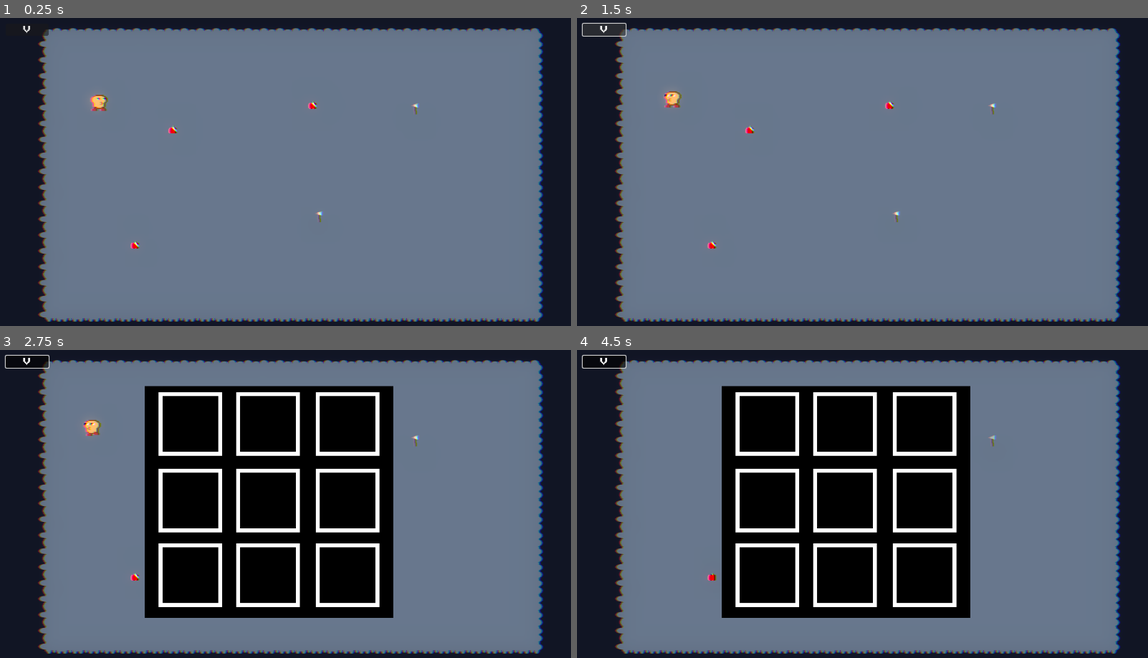
Above: before the commit, frames 1-4 (two rows, left to right).
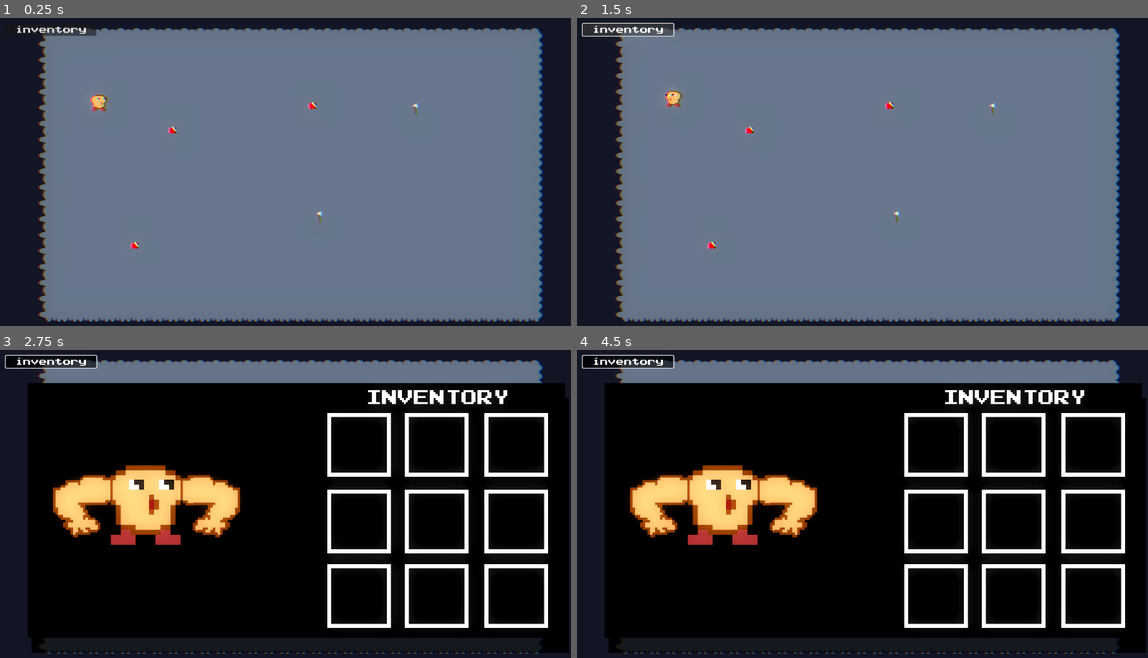
Above: after the commit, the same moments.

Repository: mcerdeira/island
Game: Godot game, scene res://scenes/main.tscn
Two runs of this game, one before a commit and one after it. Both use one fixed random seed, a clock stepped at 60 frames per second and the inputs below. Sound files missing from this copy of the repository are replaced by a short silence.
Inputs (mouse positions are in pixels of both pictures, inside the frame that each line leads up to):
- Up to frame 1 (0.25 s): no input
- Up to frame 2 (1.5 s): click "V" (after the commit: "inventory") at 0.5 s; click "V" (after the commit: "inventory") at 1.25 s
- Up to frame 3 (2.75 s): click "V" (after the commit: "inventory") at 2 s
- Up to frame 4 (4.5 s): tap Enter at 2.75 s; move the mouse to (988, 491) at 2.77 s; tap Space (action) at 2.85, 3.5, 4.35 s; move the mouse to (748, 525) at 3.52 s; click (748, 525) at 3.6 s; move the mouse to (919, 439) at 4.27 s

The runs differ from the first frame. In frame 1, 0.3% of the frame differs, in the area x 3-17%, y 2-6%; in frame 2, 0.6%; in frame 3, 60%, in the area x 3-100%, y 1-99%; in frame 4, 60%.
Error after the commit: Modulo by zero error in operator '%'. (res://scenes/map.gd:23)

Commit message:
Iniciar wave function collapse

Diff:
--- a/src/scenes/inventory.tscn
+++ b/src/scenes/inventory.tscn
@@ -1,10 +1,16 @@
-[gd_scene load_steps=7 format=3 uid="uid://bihkfvj5sat3q"]
+[gd_scene load_steps=14 format=3 uid="uid://bihkfvj5sat3q"]
 
 [ext_resource type="Script" path="res://scenes/inventory.gd" id="1_o4u77"]
 [ext_resource type="FontFile" uid="uid://cqp5o2vpb07yg" path="res://fonts/prstartk.ttf" id="1_t3rb1"]
 [ext_resource type="Texture2D" uid="uid://c2tccrt86ly2u" path="res://sprites/craftslot.png" id="3_jdqtc"]
 [ext_resource type="Texture2D" uid="uid://cy1i7ba6bi4l4" path="res://sprites/items/apple_spr_0.png" id="4_yo5co"]
 [ext_resource type="Texture2D" uid="uid://de42r4qctsuv3" path="res://sprites/items/axe_spr_0.png" id="5_0en4s"]
+[ext_resource type="Script" path="res://scenes/me.gd" id="6_nyjrs"]
+[ext_resource type="Texture2D" uid="uid://r16t5dojw241" path="res://sprites/player/player_idle_spr_0.png" id="7_r5eo5"]
+[ext_resource type="Texture2D" uid="uid://d0qrt8femx2hq" path="res://sprites/player/foot.png" id="8_qx0tx"]
+[ext_resource type="Texture2D" uid="uid://cxqdnn8b5jfp2" path="res://sprites/player/hand.png" id="9_b8tmv"]
+[ext_resource type="Texture2D" uid="uid://dkl3erq7xuvyd" path="res://sprites/player_eyes_eat_spr_0.png" id="10_gx70s"]
+[ext_resource type="Texture2D" uid="uid://b77ncnki4yubf" path="res://sprites/player_eyes_spr_1.png" id="11_4fhus"]
 
 [sub_resource type="SpriteFrames" id="SpriteFrames_qnahv"]
 animations = [{
@@ -30,6 +36,41 @@
 "speed": 5.0
 }]
 
+[sub_resource type="SpriteFrames" id="SpriteFrames_7nso2"]
+animations = [{
+"frames": [{
+"duration": 1.0,
+"texture": ExtResource("10_gx70s")
+}, {
+"duration": 1.0,
+"texture": ExtResource("10_gx70s")
+}, {
+"duration": 1.0,
+"texture": ExtResource("10_gx70s")
+}, {
+"duration": 1.0,
+"texture": ExtResource("10_gx70s")
+}, {
+"duration": 1.0,
+"texture": ExtResource("10_gx70s")
+}, {
+"duration": 1.0,
+"texture": ExtResource("10_gx70s")
+}, {
+"duration": 1.0,
+"texture": ExtResource("10_gx70s")
+}, {
+"duration": 1.0,
+"texture": ExtResource("10_gx70s")
+}, {
+"duration": 1.0,
+"texture": ExtResource("11_4fhus")
+}],
+"loop": true,
+"name": &"default",
+"speed": 5.0
+}]
+
 [node name="Inventory" type="Node2D"]
 process_mode = 3
 z_index = 4096
@@ -37,23 +78,34 @@
 script = ExtResource("1_o4u77")
 
 [node name="expand" type="Button" parent="."]
-offset_right = 86.0
+offset_right = 182.0
 offset_bottom = 24.0
 theme_override_fonts/font = ExtResource("1_t3rb1")
 toggle_mode = true
-text = "V"
+text = "inventory"
 
 [node name="inv" type="Node2D" parent="."]
-position = Vector2(199, -15)
+position = Vector2(538, 27)
 scale = Vector2(2, 2)
 
 [node name="ColorRect" type="ColorRect" parent="inv"]
-offset_left = 40.0
-offset_top = 38.0
-offset_right = 290.0
-offset_bottom = 271.0
+offset_left = -247.0
+offset_top = 14.0
+offset_right = 293.0
+offset_bottom = 270.0
 color = Color(0, 0, 0, 1)
-metadata/_edit_use_anchors_ = true
+
+[node name="ColorRect2" type="ColorRect" parent="inv"]
+offset_left = -243.0
+offset_top = 29.0
+offset_right = 297.0
+offset_bottom = 285.0
+color = Color(0, 0, 0, 0.752941)
+
+[node name="me" type="Node2D" parent="inv"]
+position = Vector2(-266, -3)
+scale = Vector2(0.5, 0.5)
+script = ExtResource("6_nyjrs")
 
 [node name="slot0" type="Sprite2D" parent="inv"]
 position = Vector2(86, 76)
@@ -217,4 +269,50 @@
 horizontal_alignment = 1
 vertical_alignment = 1
 
+[node name="title" type="Label" parent="inv"]
+offset_left = 41.0
+offset_top = 21.0
+offset_right = 290.0
+offset_bottom = 37.0
+theme_override_fonts/font = ExtResource("1_t3rb1")
+text = "INVENTORY"
+horizontal_alignment = 1
+
+[node name="player" type="Sprite2D" parent="inv"]
+position = Vector2(-128.5, 136.5)
+scale = Vector2(2.5, 2.5)
+texture = ExtResource("7_r5eo5")
+
+[node name="Foot" type="Sprite2D" parent="inv/player"]
+position = Vector2(-6.8, 10.8)
+scale = Vector2(1, 1)
+texture = ExtResource("8_qx0tx")
+offset = Vector2(-2.2, 2.2)
+
+[node name="Foot2" type="Sprite2D" parent="inv/player"]
+position = Vector2(6.16594, 10.4432)
+rotation = 3.14159
+scale = Vector2(1, -1)
+texture = ExtResource("8_qx0tx")
+offset = Vector2(-2.83407, 2.55681)
+
+[node name="Hand" type="Sprite2D" parent="inv/player"]
+position = Vector2(-14, -6)
+scale = Vector2(1, 1)
+texture = ExtResource("9_b8tmv")
+offset = Vector2(-11.2, 6.6)
+
+[node name="Hand2" type="Sprite2D" parent="inv/player"]
+position = Vector2(14.4067, -6.29065)
+rotation = 3.14159
+scale = Vector2(1, -1)
+texture = ExtResource("9_b8tmv")
+offset = Vector2(-11.5933, 6.89066)
+
+[node name="eyes" type="AnimatedSprite2D" parent="inv/player"]
+position = Vector2(-2.60001, -0.200005)
+scale = Vector2(1, 1)
+sprite_frames = SubResource("SpriteFrames_7nso2")
+frame_progress = 0.277855
+
 [connection signal="toggled" from="expand" to="." method="_on_expand_toggled"]
--- a/src/scenes/main.tscn
+++ b/src/scenes/main.tscn
@@ -7,6 +7,7 @@
 [ext_resource type="PackedScene" uid="uid://cn3u5uktqqu3t" path="res://scenes/level_lay_out.tscn" id="4_q3sux"]
 [ext_resource type="Script" path="res://scenes/Shaker.gd" id="4_vcv2r"]
 [ext_resource type="PackedScene" uid="uid://dv7vx5arqc14" path="res://scenes/Item.tscn" id="6_g8ocs"]
+[ext_resource type="PackedScene" uid="uid://dvfssvwf3abu1" path="res://scenes/map.tscn" id="8_tvlx1"]
 
 [sub_resource type="ShaderMaterial" id="ShaderMaterial_knga3"]
 shader = ExtResource("2_82qdg")
@@ -26,10 +27,10 @@
 
 [node name="LevelLayOut" parent="." instance=ExtResource("4_q3sux")]
 
+[node name="Inventory" parent="." instance=ExtResource("3_teo65")]
+position = Vector2(16, 16)
+
 [node name="CanvasLayer" type="CanvasLayer" parent="."]
-
-[node name="Inventory" parent="CanvasLayer" instance=ExtResource("3_teo65")]
-position = Vector2(16, 16)
 
 [node name="FX" type="ColorRect" parent="."]
 z_index = 4096
@@ -68,3 +69,5 @@
 
 [node name="Item5" parent="." instance=ExtResource("6_g8ocs")]
 position = Vector2(645, 402)
+
+[node name="Map" parent="." instance=ExtResource("8_tvlx1")]
--- /dev/null
+++ b/src/scenes/map.gd
@@ -0,0 +1,65 @@
+extends TileMap
+var terrain = []
+var terrain_done = []
+
+func _ready():
+	var rand_x = randi() % 36 + 1
+	var rand_y = randi() %  20 + 1
+	var initial_cell = Vector2(rand_x, rand_y)
+
+	# Initialice array
+	for x in range(0, 36 + 1):
+		terrain.append([])
+		terrain_done.append([])
+		for y in range(0, 20 + 1):
+			terrain[x].append(10)
+			terrain_done[x].append(false)
+
+	# Pick starting point
+	terrain[rand_x][rand_y] = randi() % terrain[rand_x][rand_y]
+	var lowest = ""
+	while(lowest != null):
+		lowest = get_lowest_entrophy()
+		terrain[lowest.x][lowest.y] = randi() % terrain[lowest.x][lowest.y]
+		update_entrophy()
+
+	# Draw the stuff
+	for x in range(0, 36 + 1):
+		for y in range(0, 20 + 1):
+			set_cell(0, Vector2i(x, y), terrain[x][y], Vector2i(0, 0))
+
+func update_entrophy():
+	for x in range(0, 36 + 1):
+		for y in range(0, 20 + 1):
+			var neighboardU = neighboard(x, y, "U")
+			var neighboardD = neighboard(x, y, "D")
+			var neighboardL = neighboard(x, y, "L")
+			var neighboardR = neighboard(x, y, "R")
+
+			terrain[x][y]
+
+func neighboard(x, y, dir):
+	if dir == "U":
+		y = y -1
+	if dir == "D":
+		y = y + 1
+	if dir == "L":
+		x = x - 1
+	if dir == "R":
+		x = x + 1
+
+	if y == -1 or x == -1 or y > 20 or x > 36:
+		return null
+	else:
+		return terrain[x][y]
+
+func get_lowest_entrophy():
+	var curr = Vector2(0, 0)
+	var curr_val = null
+	for x in range(0, 36 + 1):
+		for y in range(0, 20 + 1):
+			if curr_val == null or terrain[x][y] <= curr_val and terrain_done[x][y] == false:
+				curr = Vector2(x, y)
+				curr_val = terrain[x][y]
+
+	return curr
--- /dev/null
+++ b/src/scenes/map.tscn
@@ -0,0 +1,83 @@
+[gd_scene load_steps=23 format=3 uid="uid://dvfssvwf3abu1"]
+
+[ext_resource type="Script" path="res://scenes/map.gd" id="1_4uawx"]
+[ext_resource type="Texture2D" uid="uid://ch7ygg68v7kch" path="res://sprites/backgrounds/grass_tileset.png" id="3_7ruq3"]
+[ext_resource type="Texture2D" uid="uid://dyku746vo4bxf" path="res://sprites/backgrounds/shore_tileset5.png" id="4_jd5dh"]
+[ext_resource type="Texture2D" uid="uid://bmi0cidfn644d" path="res://sprites/backgrounds/shore_tileset6.png" id="5_6p7cq"]
+[ext_resource type="Texture2D" uid="uid://bplhc32jbwfaj" path="res://sprites/backgrounds/water_tileset.png" id="5_30a0b"]
+[ext_resource type="Texture2D" uid="uid://gu7npkr77n51" path="res://sprites/backgrounds/woods.png" id="6_1f1h2"]
+[ext_resource type="Texture2D" uid="uid://chuxajdh80whn" path="res://sprites/backgrounds/shore_tileset.png" id="7_g6dra"]
+[ext_resource type="Texture2D" uid="uid://b72xinij2h8l3" path="res://sprites/backgrounds/shore_tileset1.png" id="8_kc0ov"]
+[ext_resource type="Texture2D" uid="uid://cyj0kthdf2260" path="res://sprites/backgrounds/shore_tileset2.png" id="9_fulu4"]
+[ext_resource type="Texture2D" uid="uid://cjjs02jcj86ie" path="res://sprites/backgrounds/shore_tileset3.png" id="11_gu68b"]
+[ext_resource type="Texture2D" uid="uid://dvtdkrh0sc6xa" path="res://sprites/backgrounds/shore_tileset4.png" id="12_brsdx"]
+
+[sub_resource type="TileSetAtlasSource" id="TileSetAtlasSource_5ku7v"]
+texture = ExtResource("3_7ruq3")
+texture_region_size = Vector2i(32, 32)
+0:0/0 = 0
+
+[sub_resource type="TileSetAtlasSource" id="TileSetAtlasSource_cdsf5"]
+texture = ExtResource("6_1f1h2")
+texture_region_size = Vector2i(32, 32)
+0:0/0 = 0
+
+[sub_resource type="TileSetAtlasSource" id="TileSetAtlasSource_o875s"]
+texture = ExtResource("5_30a0b")
+texture_region_size = Vector2i(32, 32)
+0:0/0 = 0
+
+[sub_resource type="TileSetAtlasSource" id="TileSetAtlasSource_rncsb"]
+texture = ExtResource("7_g6dra")
+texture_region_size = Vector2i(32, 32)
+0:0/0 = 0
+
+[sub_resource type="TileSetAtlasSource" id="TileSetAtlasSource_isxew"]
+texture = ExtResource("8_kc0ov")
+texture_region_size = Vector2i(32, 32)
+0:0/0 = 0
+
+[sub_resource type="TileSetAtlasSource" id="TileSetAtlasSource_a58n8"]
+texture = ExtResource("9_fulu4")
+texture_region_size = Vector2i(32, 32)
+0:0/0 = 0
+
+[sub_resource type="TileSetAtlasSource" id="TileSetAtlasSource_f2xuc"]
+texture = ExtResource("11_gu68b")
+texture_region_size = Vector2i(32, 32)
+0:0/0 = 0
+
+[sub_resource type="TileSetAtlasSource" id="TileSetAtlasSource_6u4dh"]
+texture = ExtResource("12_brsdx")
+texture_region_size = Vector2i(32, 32)
+0:0/0 = 0
+
+[sub_resource type="TileSetAtlasSource" id="TileSetAtlasSource_3i28g"]
+texture = ExtResource("4_jd5dh")
+texture_region_size = Vector2i(32, 32)
+0:0/0 = 0
+
+[sub_resource type="TileSetAtlasSource" id="TileSetAtlasSource_goj2x"]
+texture = ExtResource("5_6p7cq")
+texture_region_size = Vector2i(32, 32)
+0:0/0 = 0
+
+[sub_resource type="TileSet" id="TileSet_uuj8n"]
+tile_size = Vector2i(32, 32)
+sources/0 = SubResource("TileSetAtlasSource_5ku7v")
+sources/1 = SubResource("TileSetAtlasSource_cdsf5")
+sources/2 = SubResource("TileSetAtlasSource_o875s")
+sources/3 = SubResource("TileSetAtlasSource_rncsb")
+sources/4 = SubResource("TileSetAtlasSource_isxew")
+sources/5 = SubResource("TileSetAtlasSource_a58n8")
+sources/6 = SubResource("TileSetAtlasSource_f2xuc")
+sources/7 = SubResource("TileSetAtlasSource_6u4dh")
+sources/8 = SubResource("TileSetAtlasSource_3i28g")
+sources/9 = SubResource("TileSetAtlasSource_goj2x")
+
+[node name="Map" type="Node2D"]
+
+[node name="TileMap" type="TileMap" parent="."]
+tile_set = SubResource("TileSet_uuj8n")
+format = 2
+script = ExtResource("1_4uawx")
--- /dev/null
+++ b/src/scenes/me.gd
@@ -0,0 +1,11 @@
+extends Node2D
+
+
+# Called when the node enters the scene tree for the first time.
+func _ready():
+	pass
+
+
+# Called every frame. 'delta' is the elapsed time since the previous frame.
+func _process(delta):
+	pass
--- /dev/null
+++ b/src/scenes/slot_limb.gd
@@ -0,0 +1,6 @@
+extends Sprite2D
+@export var limb_type = ""
+
+# Called when the node enters the scene tree for the first time.
+func _ready():
+	$limb.text = limb_type
--- /dev/null
+++ b/src/scenes/slot_limb.tscn
@@ -0,0 +1,55 @@
+[gd_scene load_steps=7 format=3 uid="uid://b2d6skf50wl4d"]
+
+[ext_resource type="Texture2D" uid="uid://c2tccrt86ly2u" path="res://sprites/craftslot.png" id="1_j3k32"]
+[ext_resource type="Script" path="res://scenes/slot_limb.gd" id="2_kkph1"]
+[ext_resource type="Texture2D" uid="uid://cy1i7ba6bi4l4" path="res://sprites/items/apple_spr_0.png" id="2_okhf1"]
+[ext_resource type="Texture2D" uid="uid://de42r4qctsuv3" path="res://sprites/items/axe_spr_0.png" id="3_36p22"]
+[ext_resource type="FontFile" uid="uid://cqp5o2vpb07yg" path="res://fonts/prstartk.ttf" id="4_pd6hx"]
+
+[sub_resource type="SpriteFrames" id="SpriteFrames_qnahv"]
+animations = [{
+"frames": [{
+"duration": 1.0,
+"texture": ExtResource("2_okhf1")
+}],
+"loop": true,
+"name": &"apple",
+"speed": 5.0
+}, {
+"frames": [{
+"duration": 1.0,
+"texture": ExtResource("3_36p22")
+}],
+"loop": true,
+"name": &"axe",
+"speed": 5.0
+}, {
+"frames": [],
+"loop": true,
+"name": &"empty",
+"speed": 5.0
+}]
+
+[node name="slot_limb" type="Sprite2D"]
+position = Vector2(130, 290)
+texture = ExtResource("1_j3k32")
+script = ExtResource("2_kkph1")
+
+[node name="item" type="AnimatedSprite2D" parent="."]
+sprite_frames = SubResource("SpriteFrames_qnahv")
+animation = &"empty"
+
+[node name="limb" type="Label" parent="."]
+anchors_preset = -1
+anchor_top = -0.109375
+anchor_bottom = -0.109375
+offset_left = -31.0
+offset_top = -41.0
+offset_right = 1.0
+offset_bottom = -26.0
+theme_override_fonts/font = ExtResource("4_pd6hx")
+theme_override_font_sizes/font_size = 8
+text = "HAND"
+horizontal_alignment = 1
+vertical_alignment = 1
+metadata/_edit_use_anchors_ = true
--- a/src/scripts/Global.gd
+++ b/src/scripts/Global.gd
@@ -8,13 +8,44 @@
 var MainTheme = "res://music/Bone Yard Waltz - Loopable.ogg"
 var shaker_obj = null
 var SLOTS = []
+var LIMBS = []
 var INV_Object = null
+
+enum LimbType {
+	hand,
+	foot
+}
+
+enum LimbStyle {
+	normal,
+	prostetic,
+	mutant,
+}
+
+enum LimbEffects {
+	none,
+	venom,
+}
+
+enum LimbDamageTypes {
+	blunt,
+	pierce
+}
+
+var limb = {
+	"type": LimbType.hand,
+	"style": LimbStyle.normal,
+	"attack_power": 0,
+	"walk_speed": 0,
+	"effect": LimbEffects.none,
+	"damage_type": LimbDamageTypes.blunt,
+}
 
 var apple = {
 	"name": "apple",
 	"description": "Apple",
 	"long_description": "Tasty apple",
-	"price": 400,
+	"price": 0,
 	"type": "food",
 	"action": "Eat"
 }
@@ -23,7 +54,7 @@
 	"name": "axe",
 	"description": "Axe",
 	"long_description": "Sharp Axe",
-	"price": 400,
+	"price": 0,
 	"type": "weapon",
 	"action": "Equip"
 }
Not shown: 1 places in src/scenes/main.tscn that only renumber resources
Binary file added: src/sprites/backgrounds/dirt_tileset.png
Not shown, added: src/sprites/backgrounds/dirt_tileset.png.import
Binary file added: src/sprites/backgrounds/grass_tileset.png
Not shown, added: src/sprites/backgrounds/grass_tileset.png.import
Binary file added: src/sprites/backgrounds/sand_tileset.png
Not shown, added: src/sprites/backgrounds/sand_tileset.png.import
Binary file added: src/sprites/backgrounds/shore_tileset.png
Not shown, added: src/sprites/backgrounds/shore_tileset.png.import
Binary file added: src/sprites/backgrounds/shore_tileset1.png
Not shown, added: src/sprites/backgrounds/shore_tileset1.png.import
Binary file added: src/sprites/backgrounds/shore_tileset2.png
(and 19 more such lines)
